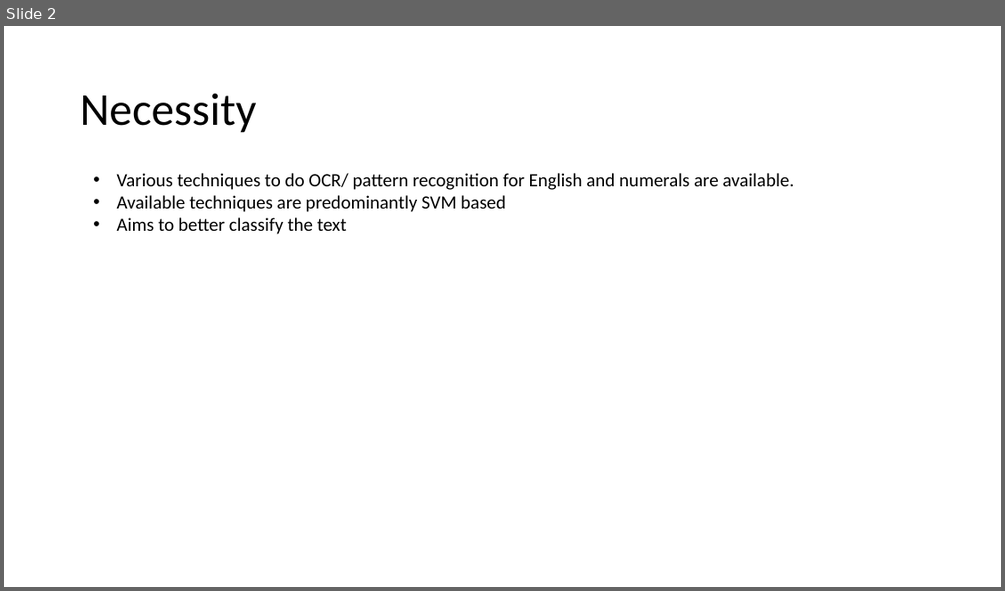
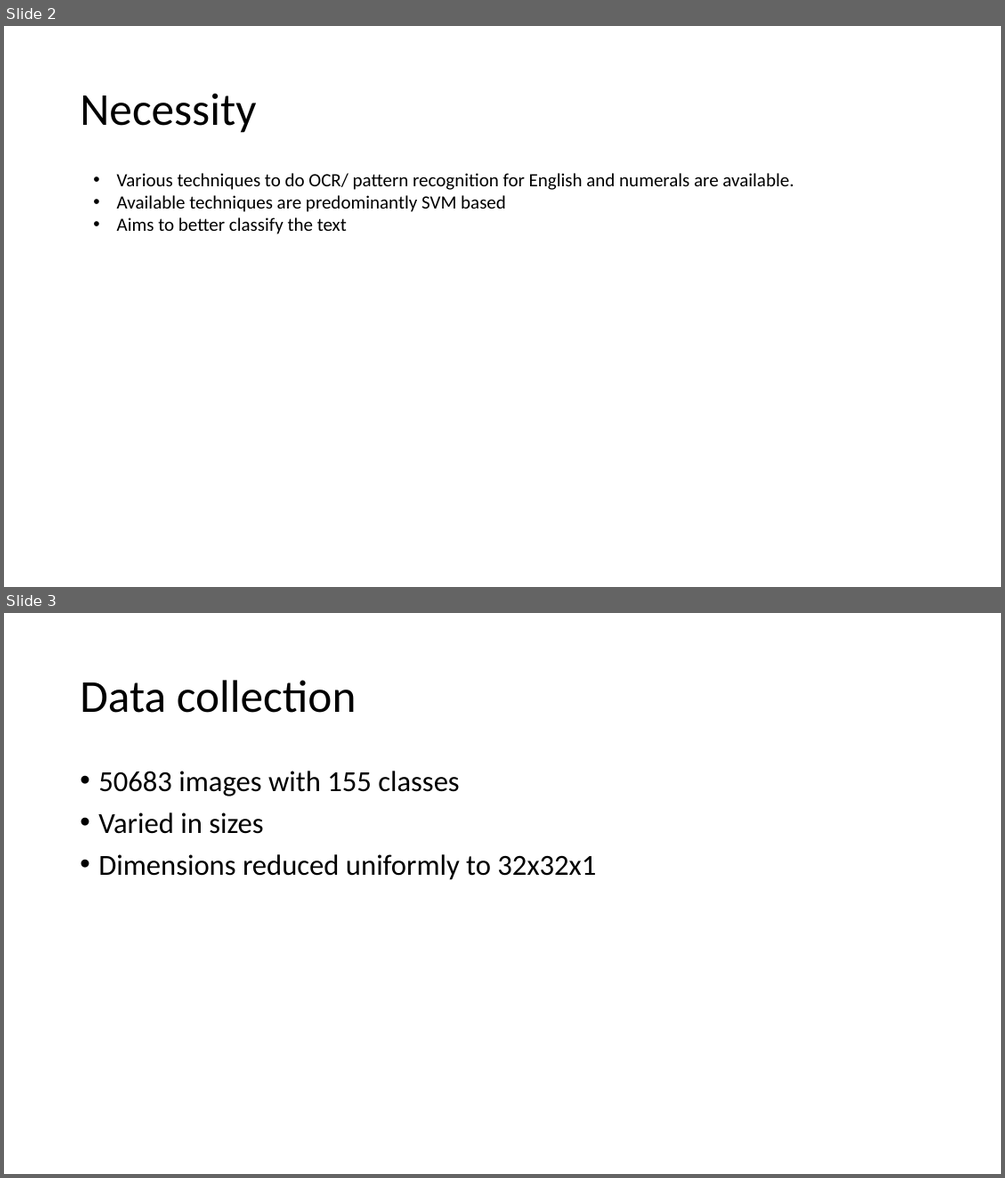
Before and after one commit to harish-kp/Data-analytics, a slide deck: Digitization of Tamil Text.pptx. Shown one above the other, each under a label of ours: slide 2 before the commit, slides 2 and 3 after it. The pictures are 1005x591 and 1005x1178 pixels, drawn with LibreOffice and Linux fonts; fonts in the diff are those of the drawing. Boxes give left, top, right and bottom in pixels: in the first picture for what was removed or moved away, otherwise in the second. Text is boxed around its words. In the diff, an @@ line names an element or a change of style, - is before the commit and + after.

```diff
--- a/Digitization of Tamil Text.pptx
+++ b/Digitization of Tamil Text.pptx
@@ slide 3 added at (4, 613, 1001, 1174), background #FFFFFF @@
@@ title added at (80, 680, 356, 713), 44 pt, text #000000 @@
+Data collection
@@ text added at (98, 771, 596, 880), 28 pt, text #000000 @@
+• 50683 images with 155 classes
+• Varied in sizes
+• Dimensions reduced uniformly to 32x32x1
```
Also in this commit, not shown: 2 slides changed, 3 other slides added, 5 other files.
